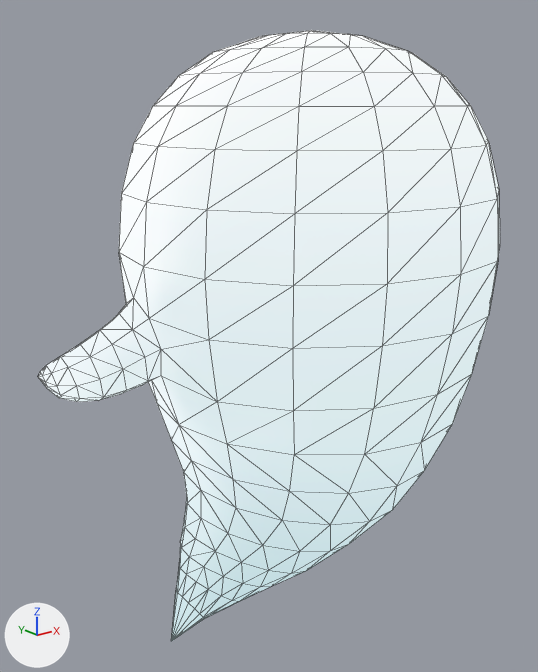
The glTF model Resources/LevelData/GameStage/Ghost/Ghost.gltf, before and after one commit.
Camera for both pictures: a 50 mm lens placed at (-2.39, -2.68, 2.1), pointed at (-0.17, 0.09, 0.99). Every picture has the same lights, and +X, +Y and +Z are marked at lower left. Mesh edges are drawn as thin lines. Where no turn or scale is listed for an object, it has been applied to the vertices. Vertices at the same position are counted once.

Objects in the first picture: 'HalloweenItem_Ghost01(Clone)'.
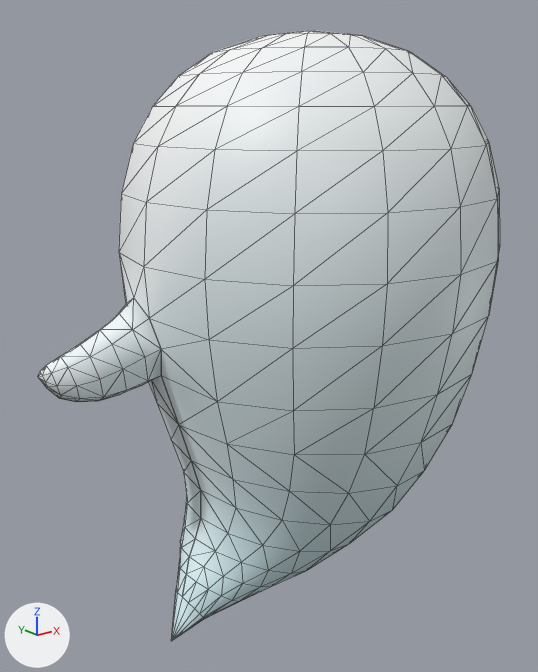
Where the newer file only moved an object's origin or applied its transform, the numbers keep the older frame.

What differs and where, as boxes [x1, y1, x2, y2] in the pictures (538 x 672 px; the box of a moved part takes in the faces that stretch with it):
part 1 of me_m_ghost01, moved or reshaped
    both: [119, 31, 303, 597]
part 2 of me_m_ghost01, recoloured (white to grey)
    both: [38, 30, 500, 641]

The change in detail:
Material 'マテリアル' (mat_マテリアル) is new.
Its texture is img_halloweenitems00.
me_m_ghost01 is used by ob_halloweenitem_ghost01_clone; location (0.0, 0.0, 0.0).
me_m_ghost01 had 384 vertices, 764 faces and spanned x -1.35..1.35, y -0.9..0.9, z -0.21..2.41.
me_m_ghost01 now has 434 vertices, 764 faces and spans x -1.35..1.35, y -0.9..0.9, z -0.21..2.41.
Part 1, on me_m_ghost01:
72 faces are deleted.
39 vertices are added at x -1.19..0.81, y -0.09..0.26, z -0.01..2.41.
72 new faces join them.
me_m_ghost01 part 2: 671 faces spanning x -1.35..1.35, y -0.9..0.9, z -0.21..2.41 switch from mat_mt_halloweenitems00_002 to mat_マテリアル (picture img_halloweenitems00).
